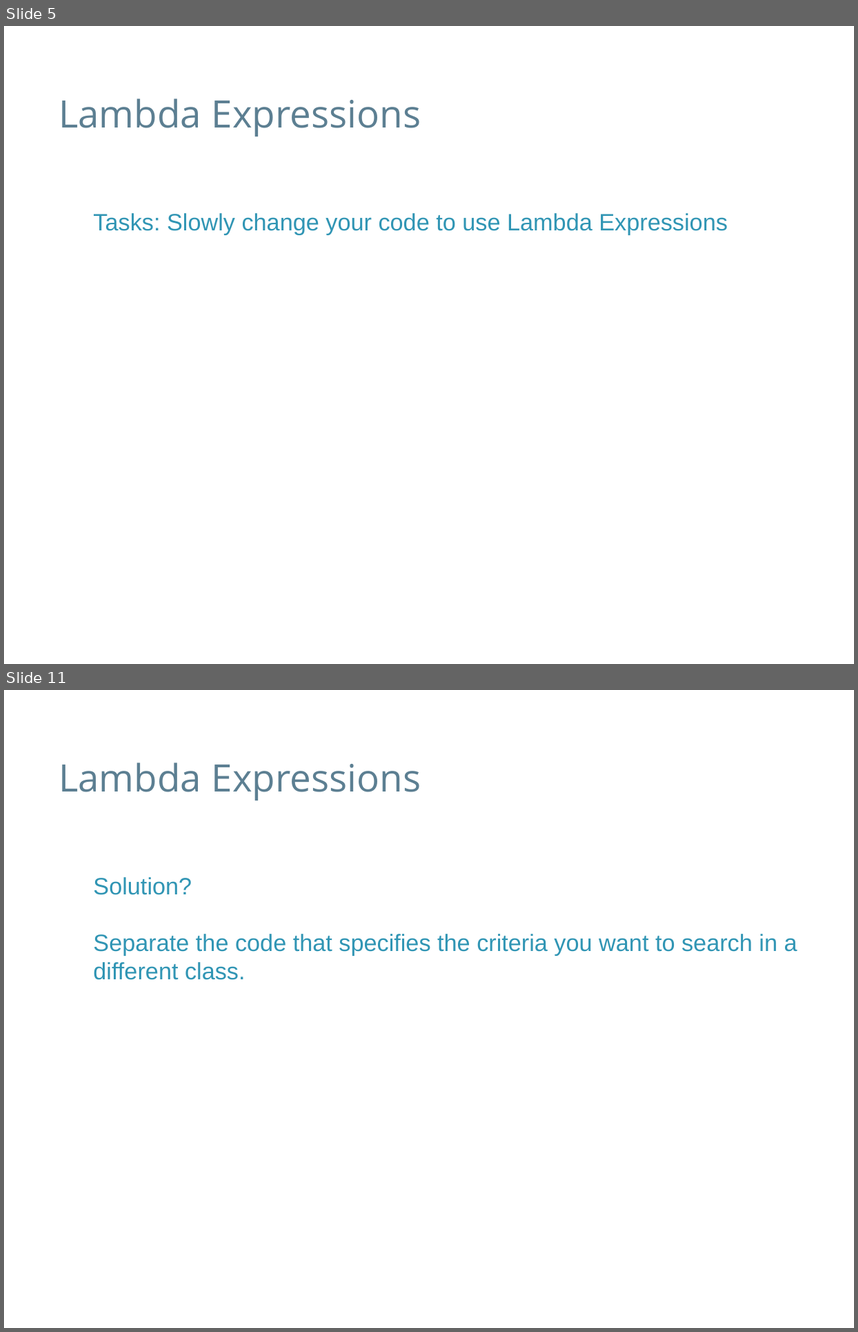
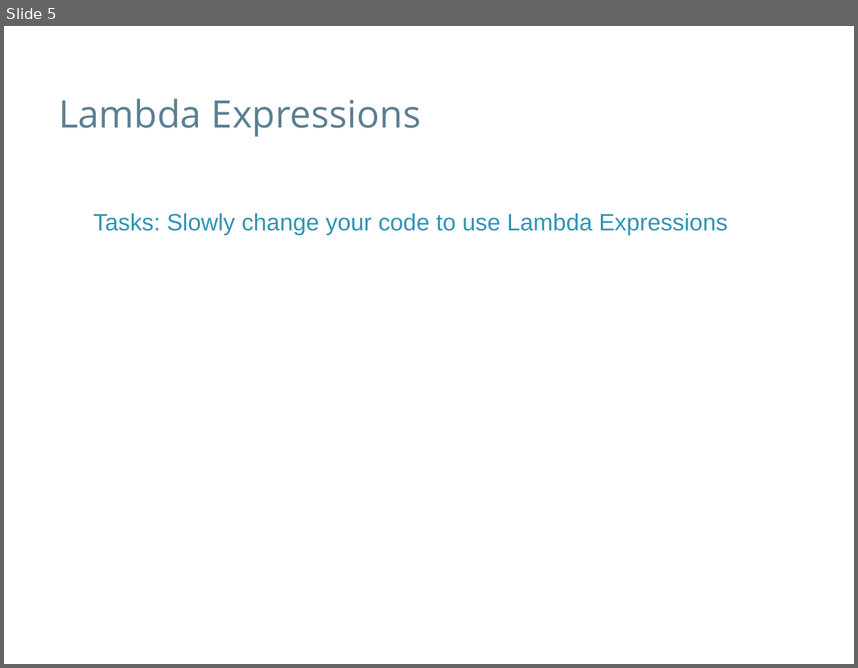
Before and after one commit to speedyswedy/Lambda, a slide deck: slides/Java 8 - Lambda Expresssions.pptx. Shown one above the other, each under a label of ours: slides 5 and 11 before the commit, slide 5 after it; the slides between them are not shown. The pictures are 858x1332 and 858x668 pixels, drawn with LibreOffice and Linux fonts; fonts in the diff are those of the drawing; background and template pictures are left out. Boxes give left, top, right and bottom in pixels: in the first picture for what was removed or moved away, otherwise in the second. Text is boxed around its words. In the diff, an @@ line names an element or a change of style, - is before the commit and + after.

Commit message:
changes the process of lambda expressions

```diff
--- a/slides/Java 8 - Lambda Expresssions.pptx
+++ b/slides/Java 8 - Lambda Expresssions.pptx
@@ slide 11 removed at [4,690,854,1328], background #FFFFFF @@
@@ text removed at [59,762,421,800] @@
-Lambda Expressions
@@ text removed at [93,877,797,980] @@
-Solution?
-Separate the code that specifies the criteria you want to search in a different class.
```
Also in this commit, not shown: 11 slides changed, 6 other slides removed, 2 other files.
